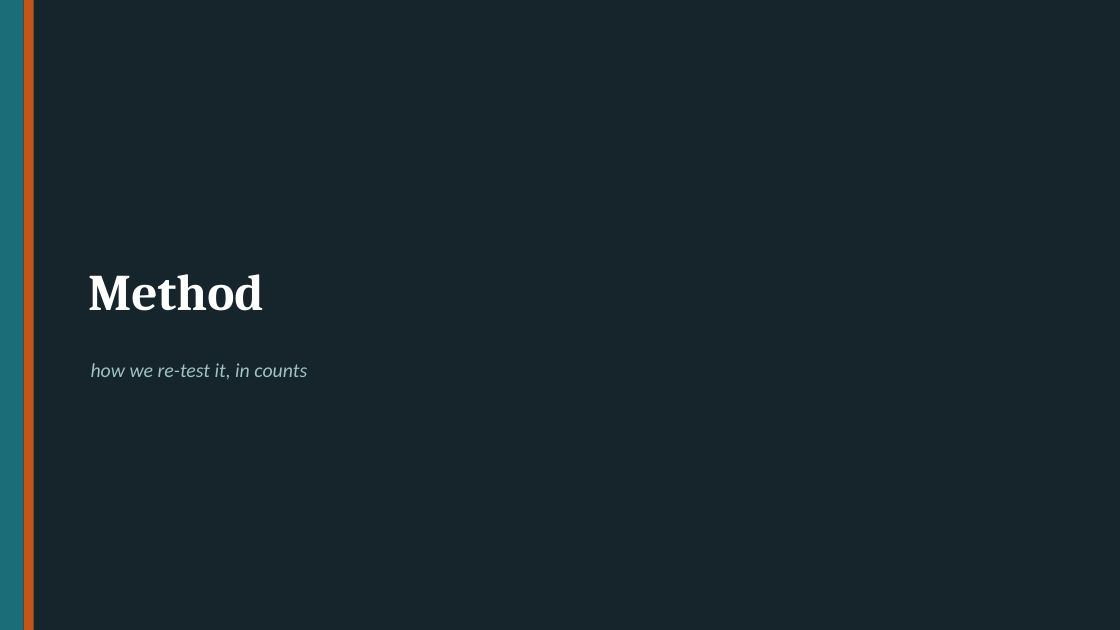
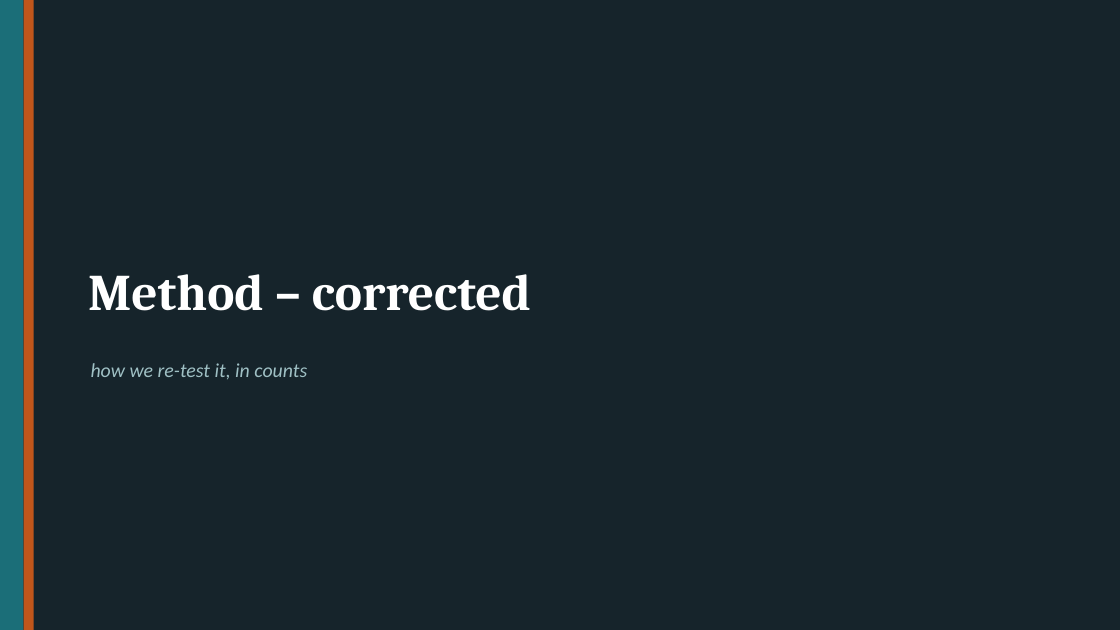
Before and after one commit to roeetekoah/liver-zonation, a slide deck: slide 6 of presentation/MASLD_stages_computational_analysis_roee_shira.pptx. Drawn at 1120x630 pixels with LibreOffice and Linux fonts; fonts in the diff are those of the drawing. Boxes give left, top, right and bottom in pixels: in the first picture for what was removed or moved away, otherwise in the second. Text is boxed around its words. In the diff, an @@ line names an element or a change of style, - is before the commit and + after.

```diff
--- a/presentation/MASLD_stages_computational_analysis_roee_shira.pptx
+++ b/presentation/MASLD_stages_computational_analysis_roee_shira.pptx
@@ text at bbox=[88, 274, 531, 311]: text changed @@
-Method
+Method – corrected
```
Also in this commit, not shown: 13 other slides changed, 2 slides added, 6 other files.
